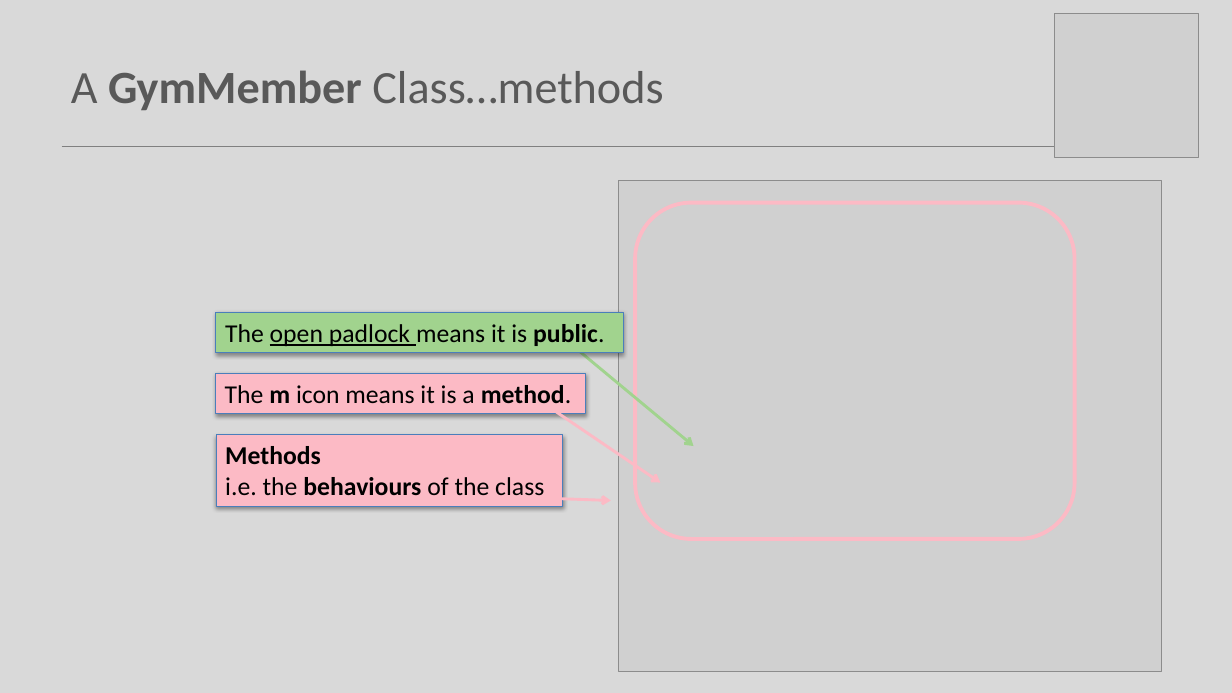
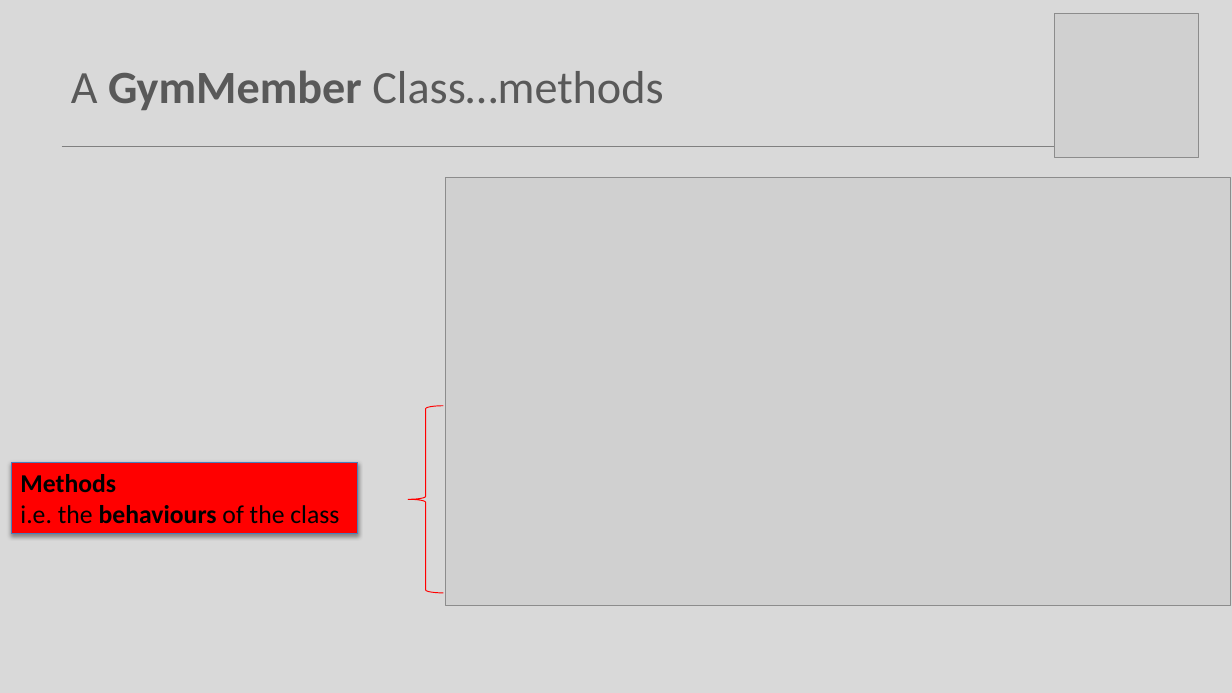
Before and after one commit to Programming-Fundamentals-SETU/prog-fund-1-sept-25, a slide deck: slide 11 of topic08-arrays-of-objects/unit-1/talk-2-gym-app/oo-gym-v1.pptx (slide 15 before the commit). Drawn at 1232x693 pixels with LibreOffice and Linux fonts; fonts in the diff are those of the drawing; grey boxes stand for pictures. Boxes give left, top, right and bottom in pixels: in the first picture for what was removed or moved away, otherwise in the second. Text is boxed around its words. In the diff, an @@ line names an element or a change of style, - is before the commit and + after.

```diff
--- a/topic08-arrays-of-objects/unit-1/talk-2-gym-app/oo-gym-v1.pptx
+++ b/topic08-arrays-of-objects/unit-1/talk-2-gym-app/oo-gym-v1.pptx
@@ picture: place and size @@
-picture at bbox=[618, 181, 1162, 672]
+picture at bbox=[445, 177, 1231, 606]
@@ rounded rectangle removed at bbox=[635, 202, 1075, 539] @@
@@ rectangle removed at bbox=[216, 312, 624, 353] @@
-The open padlock means it is public.
@@ arrow removed from (540, 318) to (694, 446) @@
@@ rectangle removed at bbox=[215, 373, 586, 414] @@
-The m icon means it is a method.
@@ left brace added at bbox=[409, 406, 444, 593], outline #FF0000 0.75 pt @@
@@ arrow removed from (547, 406) to (661, 482) @@
@@ rectangle "Methods i.e. the behaviours of ...": place and size @@
-rectangle "Methods i.e. the behaviours of ..." at bbox=[216, 434, 563, 506]
+rectangle "Methods i.e. the behaviours of ..." at bbox=[11, 462, 358, 533]
@@ rectangle "Methods i.e. the behaviours of ..." at bbox=[11, 462, 358, 533]: fill #FCBAC5 to #FF0000 @@
@@ arrow removed from (540, 498) to (611, 501) @@
```
Also in this commit, not shown: 14 other slides changed, 4 slides removed, 10 other files.
